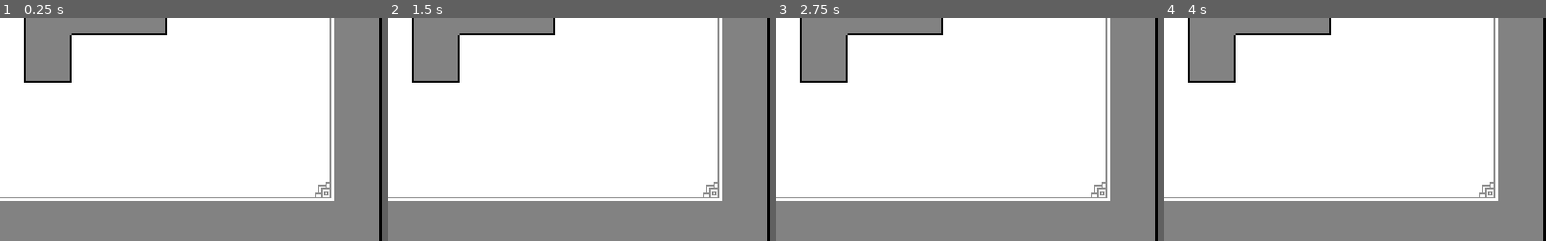
Above: before the commit, frames 1-4 (left to right).
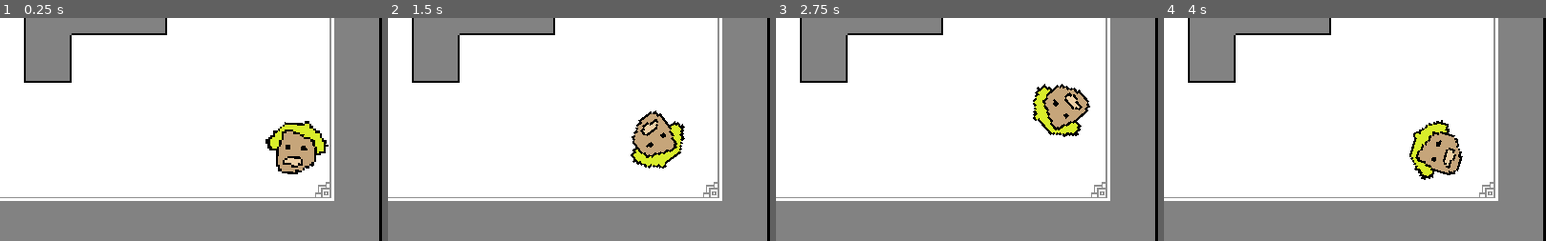
Above: after the commit, the same moments.

Repository: henryliuser/gmtk20
Game: Godot game, scene res://World/Camera1.tscn
Two runs of this game, one before a commit and one after it. Both use one fixed random seed, a clock stepped at 60 frames per second and the inputs below. This scene is started directly instead of the project's main scene.
Inputs:
- Up to frame 1 (0.25 s): no input
- Up to frame 2 (1.5 s): hold \ (d_frame_advance) 0.53-1.28 s; tap \ (d_frame_advance) at 1.35 s
- Up to frame 3 (2.75 s): hold \ (d_frame_advance) from 2.03 s (still down)
- Up to frame 4 (4 s): release \ (d_frame_advance) at 2.78 s; tap \ (d_frame_advance) at 2.85 s; hold \ (d_frame_advance) from 3.53 s (still down)
The pictures show only the part of the screen within x 50-100%, y 34-84%; the shares and areas given below are measured in that part.

The runs differ from the first frame. In frame 1, 2.6% of the frame differs, in the area x 69-86%, y 46-71%; in frame 2, 2.6%; in frame 3, 2.6%; in frame 4, 2.6%.

Commit message:
karen customer employee movement lookin good

Diff:
--- a/Characters/Customer.gd
+++ b/Characters/Customer.gd
@@ -3,11 +3,27 @@
 #customers prob just wander aimlessley, attracted to the oil
 
 # mask boolean? alive boolean?
+var time = 0
+var velocity = Vector2(0,0)
+var angle = 0
+var customer = 0
 
 # Called when the node enters the scene tree for the first time.
 func _ready():
-	pass # Replace with function body.
+	var angle = (randi()%360 - 180)*(2*PI)/360
+	velocity = Vector2(cos(angle),sin(angle)) * 50
 
 # Called every frame. 'delta' is the elapsed time since the previous frame.
-#func _process(delta):
-#	pass
+func _process(delta):
+	time += delta
+	if time > 1 + randf() * 15:
+		time = 0;
+		angle = (randi()%360 - 180)*(2*PI)/360
+		velocity = Vector2(cos(angle),sin(angle)) * 50
+	move_and_slide(velocity)
+	rotation = lerp(rotation, angle, .1)
+
+func _on_Area2D_body_entered(body):
+	if "rage" in body:
+		#death
+		queue_free()
--- a/Characters/Customer.tscn
+++ b/Characters/Customer.tscn
@@ -1,13 +1,24 @@
-[gd_scene load_steps=3 format=2]
+[gd_scene load_steps=4 format=2]
 
 [ext_resource path="res://Characters/Customer.gd" type="Script" id=1]
 
 [sub_resource type="CircleShape2D" id=1]
 
+[sub_resource type="CircleShape2D" id=2]
+
 [node name="Customer" type="KinematicBody2D"]
 script = ExtResource( 1 )
 
 [node name="Sprite" type="Sprite" parent="."]
+scale = Vector2( 3, 3 )
 
 [node name="CollisionShape2D" type="CollisionShape2D" parent="."]
+scale = Vector2( 3, 3 )
 shape = SubResource( 1 )
+
+[node name="Area2D" type="Area2D" parent="."]
+scale = Vector2( 3.05, 3.05 )
+
+[node name="CollisionShape2D" type="CollisionShape2D" parent="Area2D"]
+shape = SubResource( 2 )
+[connection signal="body_entered" from="Area2D" to="." method="_on_Area2D_body_entered"]
--- a/Characters/Employee.gd
+++ b/Characters/Employee.gd
@@ -2,14 +2,39 @@
 
 #employees patrol? unsure how motion here should work
 
-# Declare member variables here. Examples:
-# var a = 2
-# var b = "text"
+export var pointA = Vector2()
+export var pointB = Vector2()
+var target = Vector2()
+var angle = 0
+var speed = 0
+var employee = 0
+
 
 # Called when the node enters the scene tree for the first time.
 func _ready():
-	pass # Replace with function body.
+	position = pointA
 
 # Called every frame. 'delta' is the elapsed time since the previous frame.
-#func _process(delta):
-#	pass
+func _process(delta):
+	var vec = position - pointA
+	if vec.length() < 5:
+		target = pointB
+	vec = position - pointB
+	if vec.length() < 5:
+		 target = pointA
+	vec = target - position;
+	if vec.length() < 10:
+		speed = lerp(speed, 0, .1)
+	else:
+		speed = lerp(speed, 1, .1)
+	vec = vec/vec.length()
+	vec = vec * 50
+	angle = atan2(vec.y, vec.x)
+	rotation = lerp(rotation, angle, .1)
+	move_and_slide(speed * vec)
+
+
+func _on_Area2D_body_entered(body):
+	if "rage" in body:
+		#death
+		queue_free()
--- a/Characters/Employee.tscn
+++ b/Characters/Employee.tscn
@@ -1,13 +1,24 @@
-[gd_scene load_steps=3 format=2]
+[gd_scene load_steps=4 format=2]
 
 [ext_resource path="res://Characters/Employee.gd" type="Script" id=1]
 
 [sub_resource type="CircleShape2D" id=1]
 
+[sub_resource type="CircleShape2D" id=2]
+
 [node name="Employee" type="KinematicBody2D"]
 script = ExtResource( 1 )
 
 [node name="Sprite" type="Sprite" parent="."]
+scale = Vector2( 3, 3 )
 
 [node name="CollisionShape2D" type="CollisionShape2D" parent="."]
+scale = Vector2( 3, 3 )
 shape = SubResource( 1 )
+
+[node name="Area2D" type="Area2D" parent="."]
+scale = Vector2( 3.05, 3.05 )
+
+[node name="CollisionShape2D" type="CollisionShape2D" parent="Area2D"]
+shape = SubResource( 2 )
+[connection signal="body_entered" from="Area2D" to="." method="_on_Area2D_body_entered"]
--- a/Characters/Karen.gd
+++ b/Characters/Karen.gd
@@ -5,16 +5,24 @@
 #speed/rage, infection status maybe
 var time = 0
 var velocity = Vector2(0,0)
+var rage = 1
+var angle = 0
 
 # Called when the node enters the scene tree for the first time.
 func _ready():
-	velocity = Vector2(randf(),randf())
+	angle = (randi()%360 - 180)*(2*PI)/360
+	velocity = Vector2(cos(angle),sin(angle)) * 50 * rage
 
 # Called every frame. 'delta' is the elapsed time since the previous frame.
 func _process(delta):
 	time += delta
-	if time > randf() * 10:
+	var collider = $RayCast2D.get_collider()
+	if collider != null and ("customer" in collider or "employee" in collider):
+		angle = atan2($RayCast2D.get_collider().position.y - position.y, $RayCast2D.get_collider().position.x - position.x)
+		velocity = Vector2(cos(angle),sin(angle)) * 50 * rage
+	elif time > 1 + randf() * 15:
 		time = 0;
-		velocity = Vector2(randf(),randf()) # might wanna change this to angle based, unsure
-		rotation_degrees = atan2(velocity.y, velocity.x)
+		angle = (randi()%360 - 180)*(2*PI)/360
+		velocity = Vector2(cos(angle),sin(angle)) * 50 * rage
 	move_and_slide(velocity)
+	rotation = lerp(rotation, angle, .1)
--- a/Characters/Karen.tscn
+++ b/Characters/Karen.tscn
@@ -9,7 +9,15 @@
 script = ExtResource( 1 )
 
 [node name="CollisionShape2D" type="CollisionShape2D" parent="."]
+scale = Vector2( 3, 3 )
 shape = SubResource( 1 )
 
 [node name="Sprite" type="Sprite" parent="."]
+rotation = 3.14159
+scale = Vector2( 3, 3 )
 texture = ExtResource( 2 )
+
+[node name="RayCast2D" type="RayCast2D" parent="."]
+rotation = -1.5708
+enabled = true
+cast_to = Vector2( 0, 500 )
--- a/Menu.tscn
+++ b/Menu.tscn
@@ -1,14 +1,14 @@
 [gd_scene load_steps=4 format=2]
 
-[ext_resource path="res://joystix monospace.ttf" type="DynamicFontData" id=1]
-[ext_resource path="res://button.png" type="Texture" id=2]
+[ext_resource path="res://button.png" type="Texture" id=1]
+[ext_resource path="res://joystix monospace.ttf" type="DynamicFontData" id=2]
 
 [sub_resource type="DynamicFont" id=1]
 size = 25
 outline_size = 2
 outline_color = Color( 0, 0, 0, 1 )
 use_mipmaps = true
-font_data = ExtResource( 1 )
+font_data = ExtResource( 2 )
 
 [node name="Menu" type="Node2D"]
 
--- a/World/Camera1.tscn
+++ b/World/Camera1.tscn
@@ -1,6 +1,9 @@
-[gd_scene load_steps=2 format=2]
+[gd_scene load_steps=5 format=2]
 
 [ext_resource path="res://World/Tilemap.tscn" type="PackedScene" id=1]
+[ext_resource path="res://Characters/Karen.tscn" type="PackedScene" id=2]
+[ext_resource path="res://Characters/Customer.tscn" type="PackedScene" id=3]
+[ext_resource path="res://Characters/Employee.tscn" type="PackedScene" id=4]
 
 [node name="Camera1" type="Node2D"]
 
@@ -10,3 +13,16 @@
 [node name="Blocks" parent="." instance=ExtResource( 1 )]
 scale = Vector2( 1, 1 )
 tile_data = PoolIntArray( 196625, 14, 0, 196626, 17, 0, 262161, 10, 0, 262162, 12, 0, 327697, 10, 0, 327698, 18, 0, 327 …(207 unchanged characters)…
+
+[node name="Karen" parent="." instance=ExtResource( 2 )]
+position = Vector2( 919.084, 379.064 )
+rotation = -3.07714
+
+[node name="Customer" parent="." instance=ExtResource( 3 )]
+position = Vector2( 492.2, 349.905 )
+
+[node name="Employee" parent="." instance=ExtResource( 4 )]
+position = Vector2( 151.626, 359.236 )
+rotation = -0.163404
+pointA = Vector2( 145, 145 )
+pointB = Vector2( 145, 345 )
Not shown: 2 places in Menu.tscn that only renumber resources
